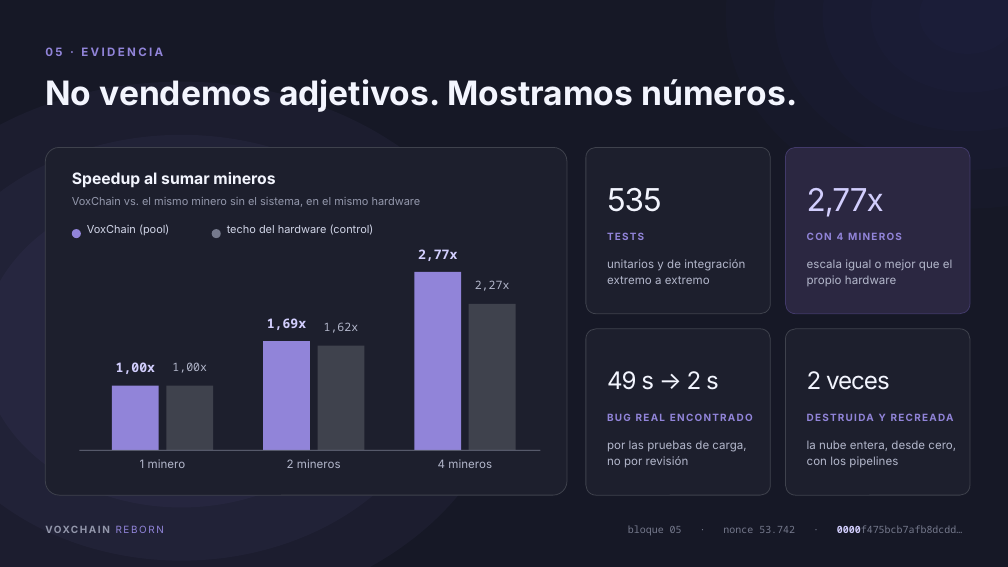
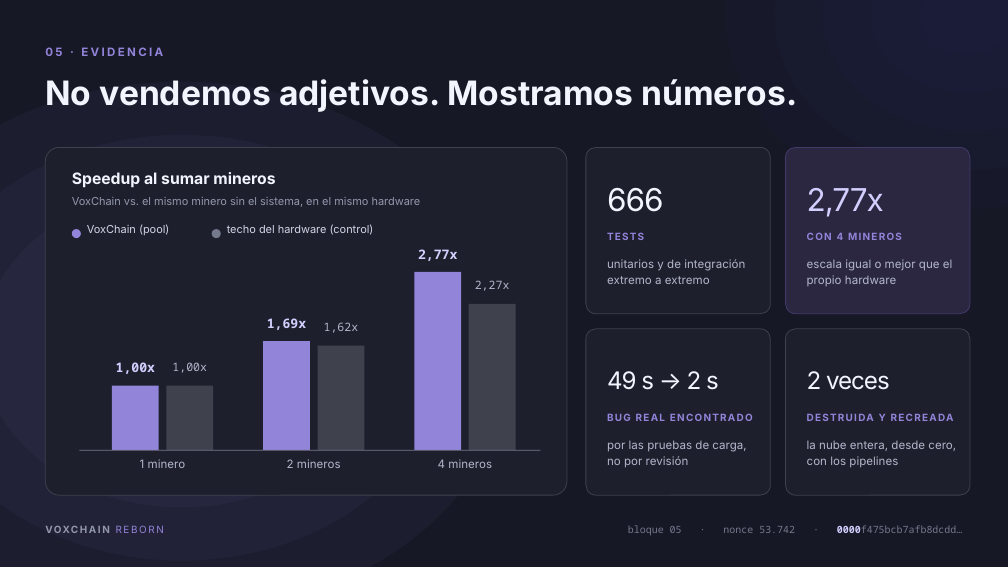
Before and after one commit to GustavoContardi/TPIntegrador_SDyPP, a slide deck: slide 6 of docs/presentacion/VoxChain-Reborn.pptx. Drawn at 1008x567 pixels with LibreOffice and Linux fonts; fonts in the diff are those of the drawing. Boxes give left, top, right and bottom in pixels: in the first picture for what was removed or moved away, otherwise in the second. Text is boxed around its words. In the diff, an @@ line names an element or a change of style, - is before the commit and + after.

```diff
--- a/docs/presentacion/VoxChain-Reborn.pptx
+++ b/docs/presentacion/VoxChain-Reborn.pptx
@@ text at (607, 188, 663, 212): text changed @@
-535
+666
```
Also in this commit, not shown: 2 other slides changed, 5 other files.
